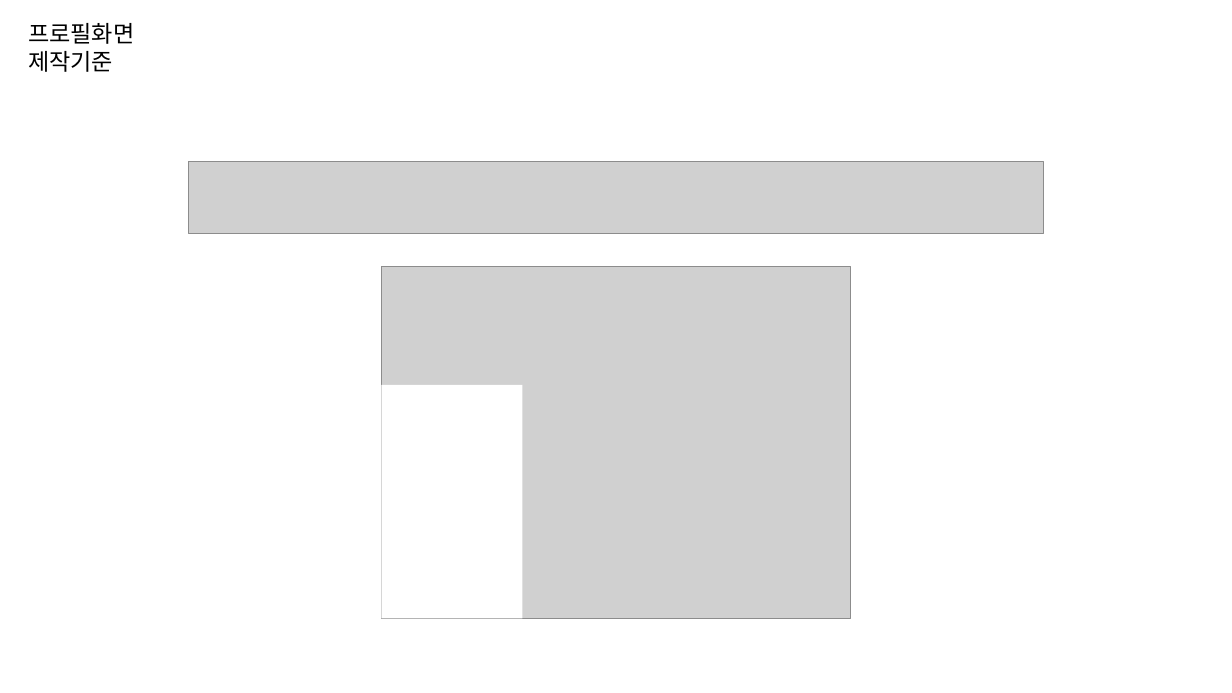
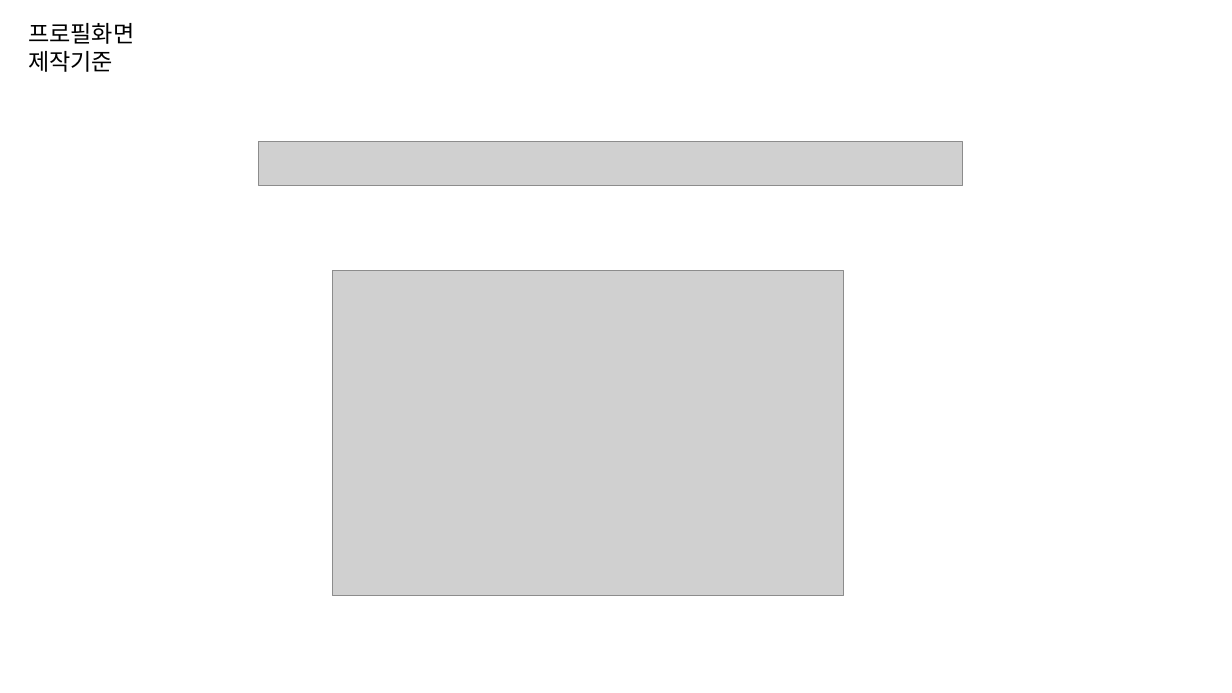
Before and after one commit to byungmeo/CockFit, a slide deck: slide 58 of Documents/4.제작보고서/제작보고서 자료.pptx. Drawn at 1232x693 pixels with LibreOffice and Linux fonts; fonts in the diff are those of the drawing; grey boxes stand for pictures. Boxes give left, top, right and bottom in pixels: in the first picture for what was removed or moved away, otherwise in the second. Text is boxed around its words. In the diff, an @@ line names an element or a change of style, - is before the commit and + after.

```diff
--- a/Documents/4.제작보고서/제작보고서 자료.pptx
+++ b/Documents/4.제작보고서/제작보고서 자료.pptx
@@ picture added at (x1=259, y1=141, x2=963, y2=186) @@
@@ picture removed at (x1=189, y1=161, x2=1043, y2=233) @@
@@ picture resized from (x1=382, y1=266, x2=851, y2=618) to (x1=332, y1=271, x2=844, y2=596) @@
@@ rectangle removed at (x1=382, y1=385, x2=523, y2=619) @@
```
Also in this commit, not shown: 1 other slide changed, 3 slides added, 1 other file.
